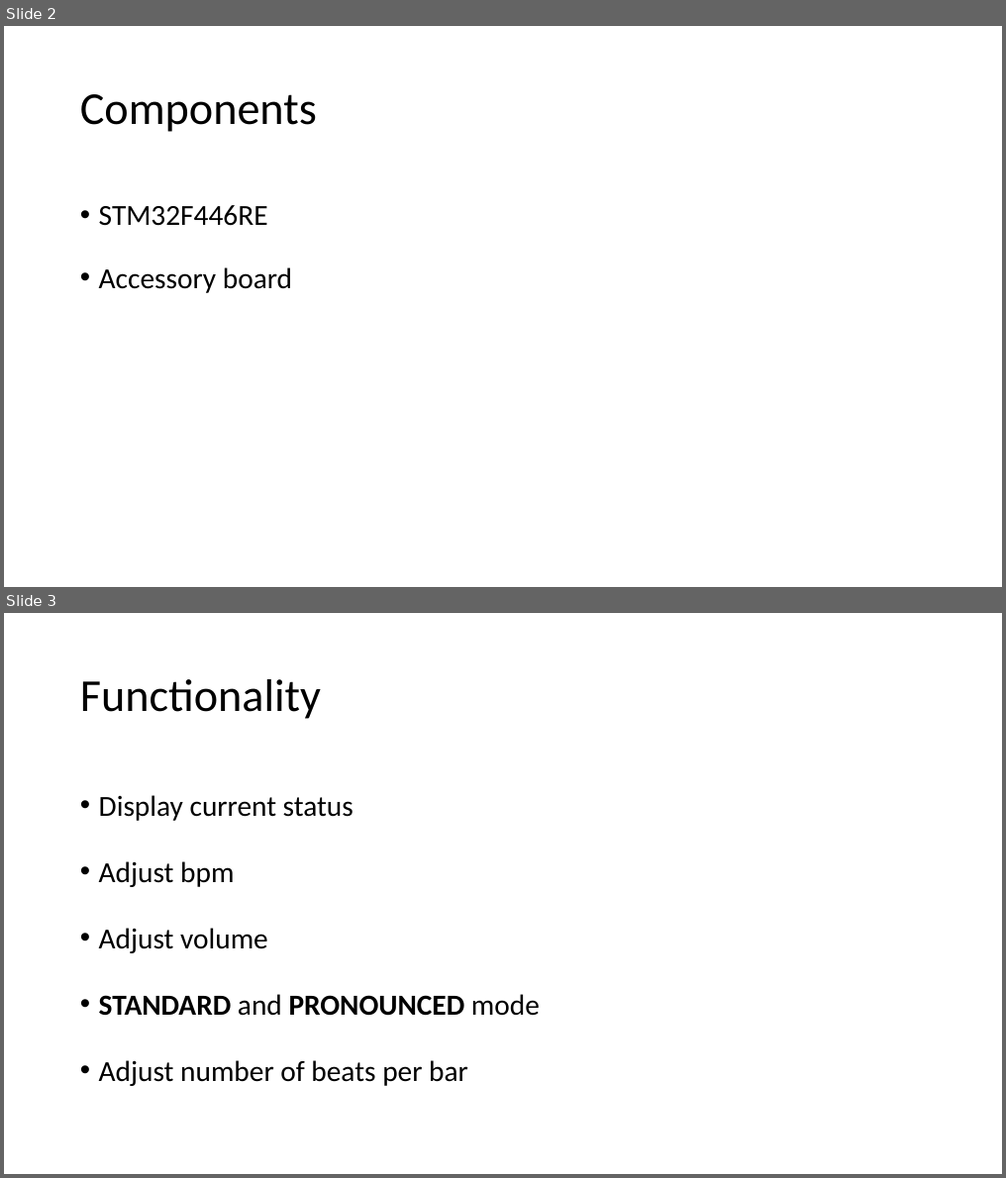
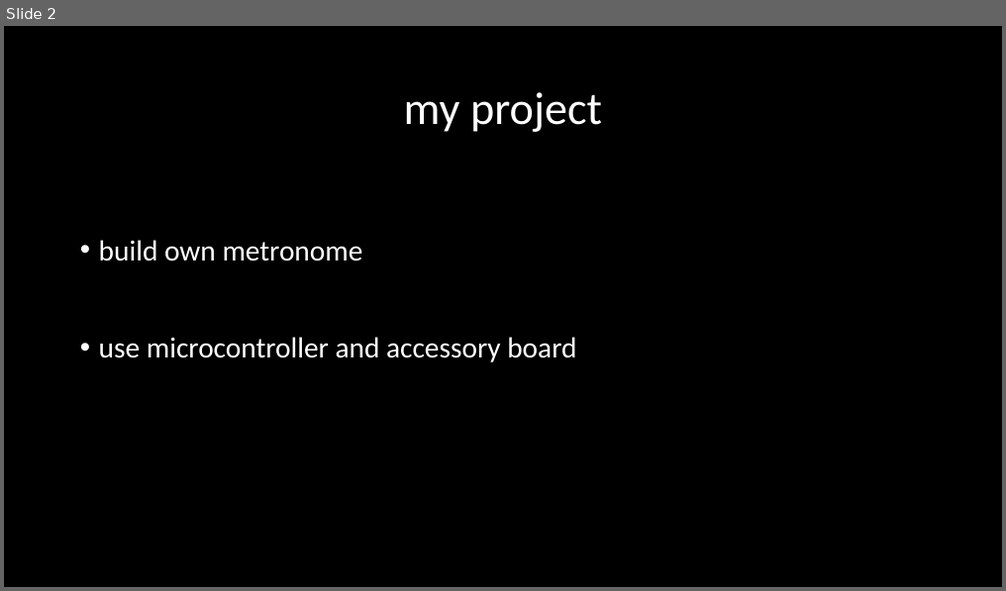
Before and after one commit to sevasch/STM32_metronome, a slide deck: presentation.pptx. Shown one above the other, each under a label of ours: slides 2 and 3 before the commit, slide 2 after it. The pictures are 1006x1178 and 1006x591 pixels, drawn with LibreOffice and Linux fonts; fonts in the diff are those of the drawing. Boxes give left, top, right and bottom in pixels: in the first picture for what was removed or moved away, otherwise in the second. Text is boxed around its words. In the diff, an @@ line names an element or a change of style, - is before the commit and + after.

```diff
--- a/presentation.pptx
+++ b/presentation.pptx
@@ slide 3 removed at bbox=[4, 613, 1002, 1174], background #FFFFFF @@
@@ title removed at bbox=[80, 679, 321, 719] @@
-Functionality
@@ text removed at bbox=[99, 795, 540, 1086] @@
-• Display current status
-• Adjust bpm
-• Adjust volume
-• STANDARD and PRONOUNCED mode
-• Adjust number of beats per bar
@@ slide 2 changed as well @@
@@ background #FFFFFF to #000000 @@
@@ title at bbox=[404, 92, 602, 132]: text changed; text colour #000000 to #FFFFFF @@
-Components
+my project
@@ text at bbox=[99, 240, 576, 363]: text changed; text colour #000000 to #FFFFFF @@
-• STM32F446RE
-• Accessory board
+• build own metronome
+• use microcontroller and accessory board
```
Also in this commit, not shown: 3 other slides changed, 9 slides added, 2 other slides removed.
